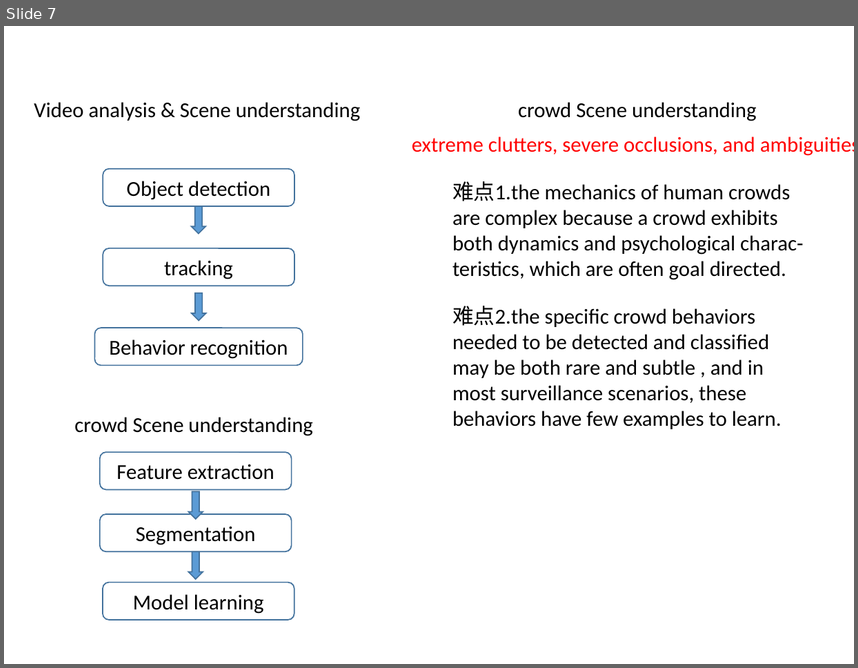
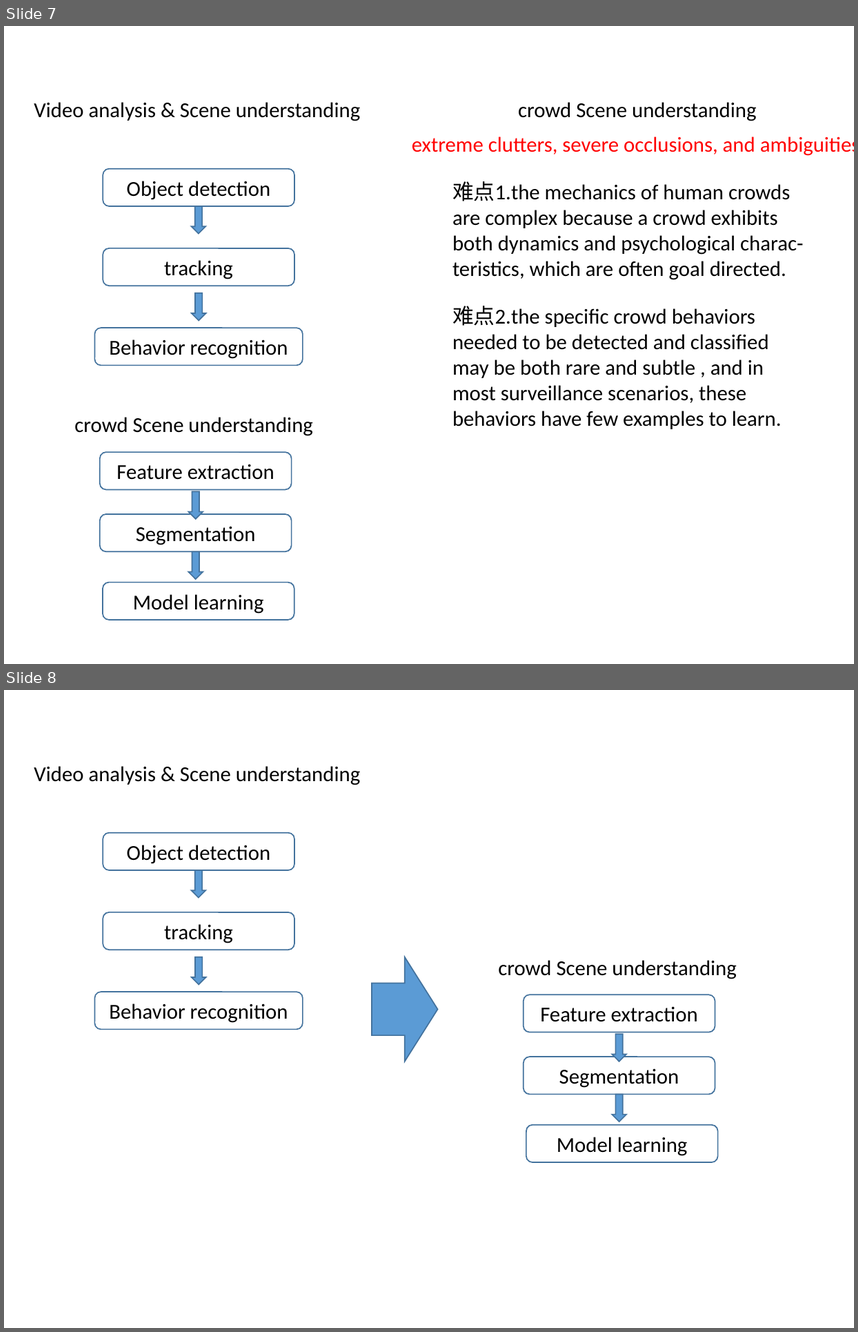
Before and after one commit to simayuhe/crowd-scene-survey, a slide deck: 群体行为分析综述.pptx. Shown one above the other, each under a label of ours: slide 7 before the commit, slides 7 and 8 after it. The pictures are 858x668 and 858x1332 pixels, drawn with LibreOffice and Linux fonts; fonts in the diff are those of the drawing. Boxes give left, top, right and bottom in pixels: in the first picture for what was removed or moved away, otherwise in the second. Text is boxed around its words. In the diff, an @@ line names an element or a change of style, - is before the commit and + after.

```diff
--- a/群体行为分析综述.pptx
+++ b/群体行为分析综述.pptx
@@ slide 8 added at (x1=4, y1=690, x2=854, y2=1328), background #FFFFFF @@
@@ text added at (x1=34, y1=766, x2=360, y2=785), 18 pt, text #000000 @@
+Video analysis & Scene understanding
@@ rounded rectangle added at (x1=103, y1=833, x2=294, y2=870), outline #43739E 1 pt, 18 pt, text #000000 @@
+Object detection
@@ down arrow added at (x1=191, y1=870, x2=205, y2=898), fill #5B9BD5, outline #43739E 1 pt @@
@@ rounded rectangle added at (x1=103, y1=912, x2=294, y2=949), outline #43739E 1 pt, 18 pt, text #000000 @@
+tracking
@@ down arrow added at (x1=192, y1=957, x2=206, y2=984), fill #5B9BD5, outline #43739E 1 pt @@
@@ right arrow added at (x1=372, y1=957, x2=439, y2=1061), fill #5B9BD5, outline #43739E 1 pt @@
@@ text added at (x1=498, y1=960, x2=736, y2=979), 18 pt, text #000000 @@
+crowd Scene understanding
@@ rounded rectangle added at (x1=95, y1=992, x2=303, y2=1029), outline #43739E 1 pt, 18 pt, text #000000 @@
+Behavior recognition
@@ rounded rectangle added at (x1=524, y1=994, x2=715, y2=1032), outline #43739E 1 pt, 18 pt, text #000000 @@
+Feature extraction
@@ down arrow added at (x1=612, y1=1034, x2=626, y2=1061), fill #5B9BD5, outline #43739E 1 pt @@
@@ rounded rectangle added at (x1=524, y1=1056, x2=715, y2=1094), outline #43739E 1 pt, 18 pt, text #000000 @@
+Segmentation
@@ down arrow added at (x1=612, y1=1094, x2=626, y2=1121), fill #5B9BD5, outline #43739E 1 pt @@
@@ rounded rectangle added at (x1=526, y1=1125, x2=717, y2=1162), outline #43739E 1 pt, 18 pt, text #000000 @@
+Model learning
```
Also in this commit, not shown: 5 slides changed, 10 other slides added, 1 slide removed.
